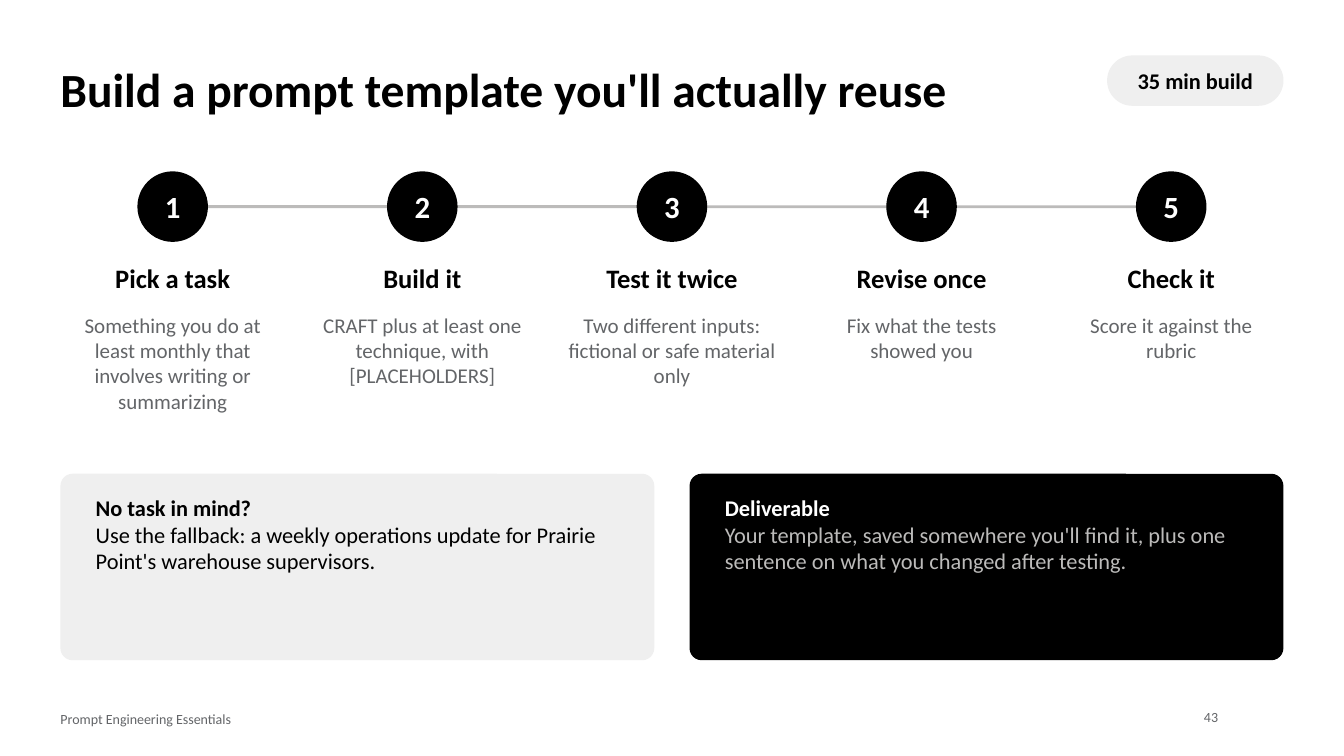
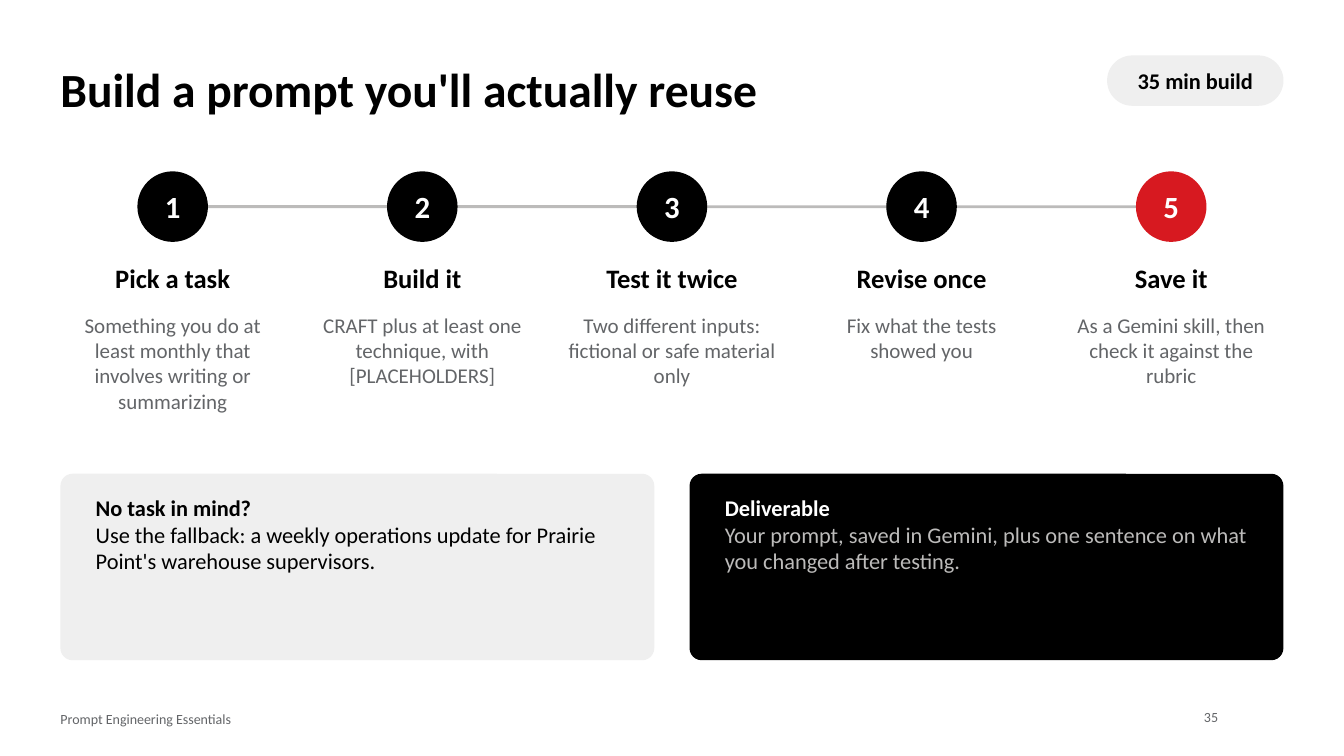
Before and after one commit to DataHurdler/pb-group-D, a slide deck: slide 35 of materials/slides/prompt-engineering-essentials.pptx (slide 43 before the commit). Drawn at 1344x756 pixels with LibreOffice and Linux fonts; fonts in the diff are those of the drawing; background and template pictures are left out. Boxes give left, top, right and bottom in pixels: in the first picture for what was removed or moved away, otherwise in the second. Text is boxed around its words. In the diff, an @@ line names an element or a change of style, - is before the commit and + after.

```diff
--- a/materials/slides/prompt-engineering-essentials.pptx
+++ b/materials/slides/prompt-engineering-essentials.pptx
@@ title at (x1=60, y1=73, x2=757, y2=115): text changed @@
-Build a prompt template you'll actually reuse
+Build a prompt you'll actually reuse
@@ ellipse at (x1=1136, y1=171, x2=1207, y2=242): fill #000000 to #D71920 @@
@@ text at (x1=1135, y1=269, x2=1208, y2=289): text changed @@
-Check it
+Save it
@@ text at (x1=1077, y1=318, x2=1265, y2=383): text changed @@
-Score it against the rubric
+As a Gemini skill, then check it against the rubric
@@ text at (x1=725, y1=527, x2=1247, y2=573): text changed @@
-Your template, saved somewhere you'll find it, plus one sentence on what you changed after testing.
+Your prompt, saved in Gemini, plus one sentence on what you changed after testing.
@@ page number at (x1=1204, y1=713, x2=1218, y2=722): text changed @@
-43
+35
```
Also in this commit, not shown: 32 other slides changed, 2 slides added, 11 slides removed, 21 other files.
